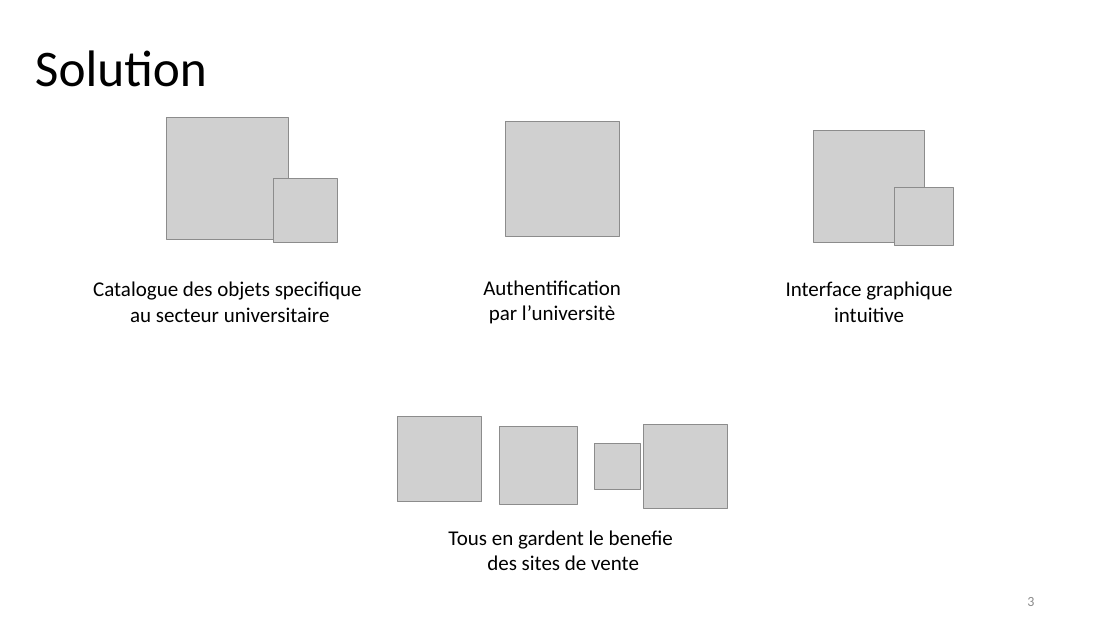
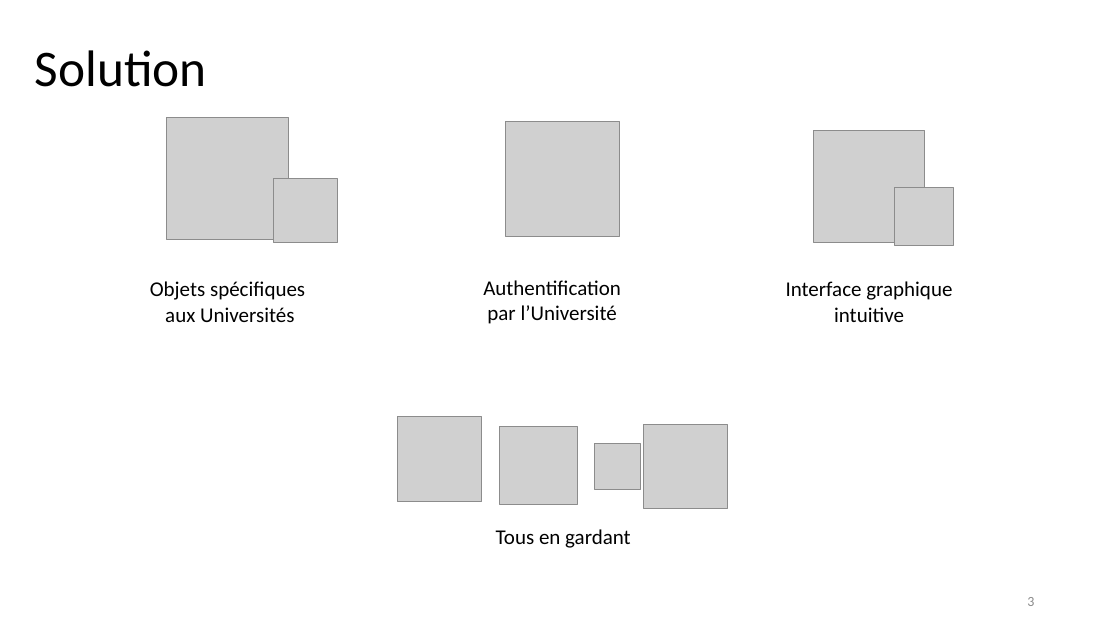
Before and after one commit to unige-pinfo-2019/PInfo1, a slide deck: slide 3 of Docs/UNIbay_DeskPitch.pptx. Drawn at 1120x630 pixels with LibreOffice and Linux fonts; fonts in the diff are those of the drawing; grey boxes stand for pictures. Boxes give left, top, right and bottom in pixels: in the first picture for what was removed or moved away, otherwise in the second. Text is boxed around its words. In the diff, an @@ line names an element or a change of style, - is before the commit and + after.

```diff
--- a/Docs/UNIbay_DeskPitch.pptx
+++ b/Docs/UNIbay_DeskPitch.pptx
@@ text at <box>150,281,305,322</box>: text changed @@
-Catalogue des objets specifique
-au secteur universitaire
+Objets spécifiques
+aux Universités
@@ text at <box>487,305,617,324</box>: text changed @@
-par l’universitè
+par l’Université
@@ text at <box>496,529,631,548</box>: text changed @@
-Tous en gardent le benefie
-des sites de vente
+Tous en gardant
```
Also in this commit, not shown: 9 other slides changed, 7 slides added, 1 slide removed.
